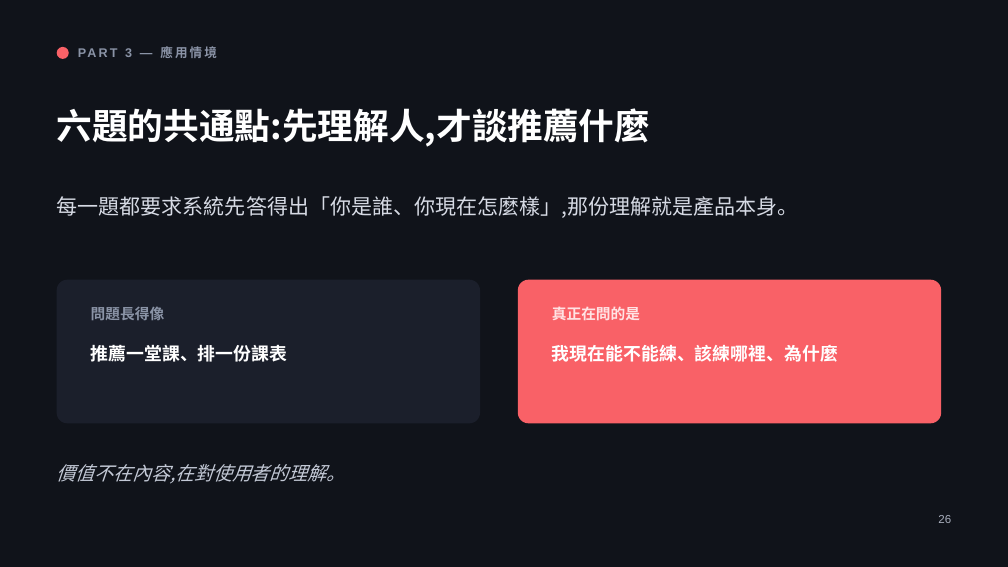
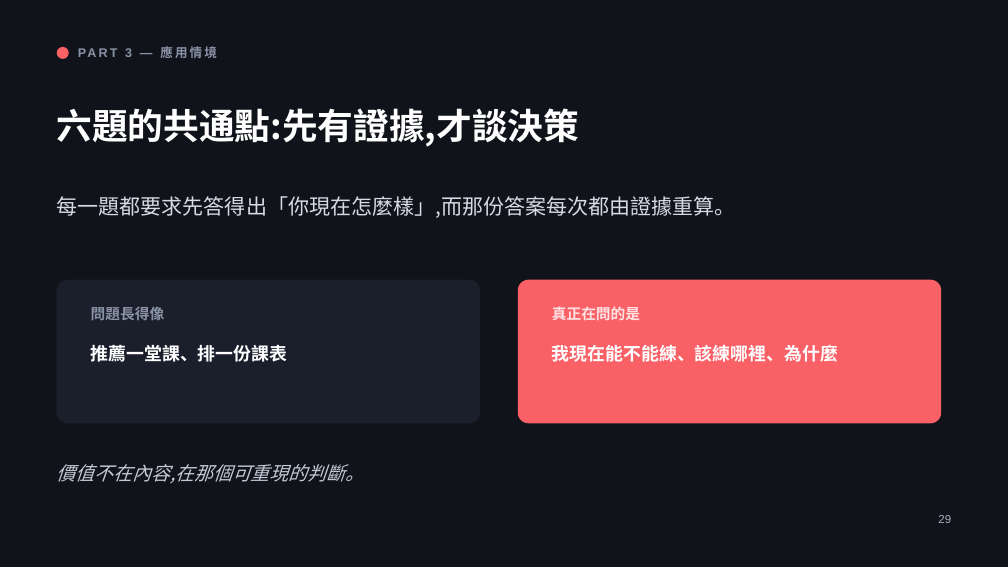
Before and after one commit to henryyeh182/evidra, a slide deck: slide 29 of docs/Fitness-MCP-Product-Vision.pptx (slide 26 before the commit). Drawn at 1008x567 pixels with LibreOffice and Linux fonts; fonts in the diff are those of the drawing. Boxes give left, top, right and bottom in pixels: in the first picture for what was removed or moved away, otherwise in the second. Text is boxed around its words. In the diff, an @@ line names an element or a change of style, - is before the commit and + after.

```diff
--- a/docs/Fitness-MCP-Product-Vision.pptx
+++ b/docs/Fitness-MCP-Product-Vision.pptx
@@ text at [57, 108, 579, 147]: text changed @@
-六題的共通點:先理解人,才談推薦什麼
+六題的共通點:先有證據,才談決策
@@ text at [57, 196, 736, 218]: text changed @@
-每一題都要求系統先答得出「你是誰、你現在怎麼樣」,那份理解就是產品本身。
+每一題都要求先答得出「你現在怎麼樣」,而那份答案每次都由證據重算。
@@ text at [57, 464, 365, 484]: text changed @@
-價值不在內容,在對使用者的理解。
+價值不在內容,在那個可重現的判斷。
```
Also in this commit, not shown: 22 other slides changed, 6 slides added, 3 slides removed.
